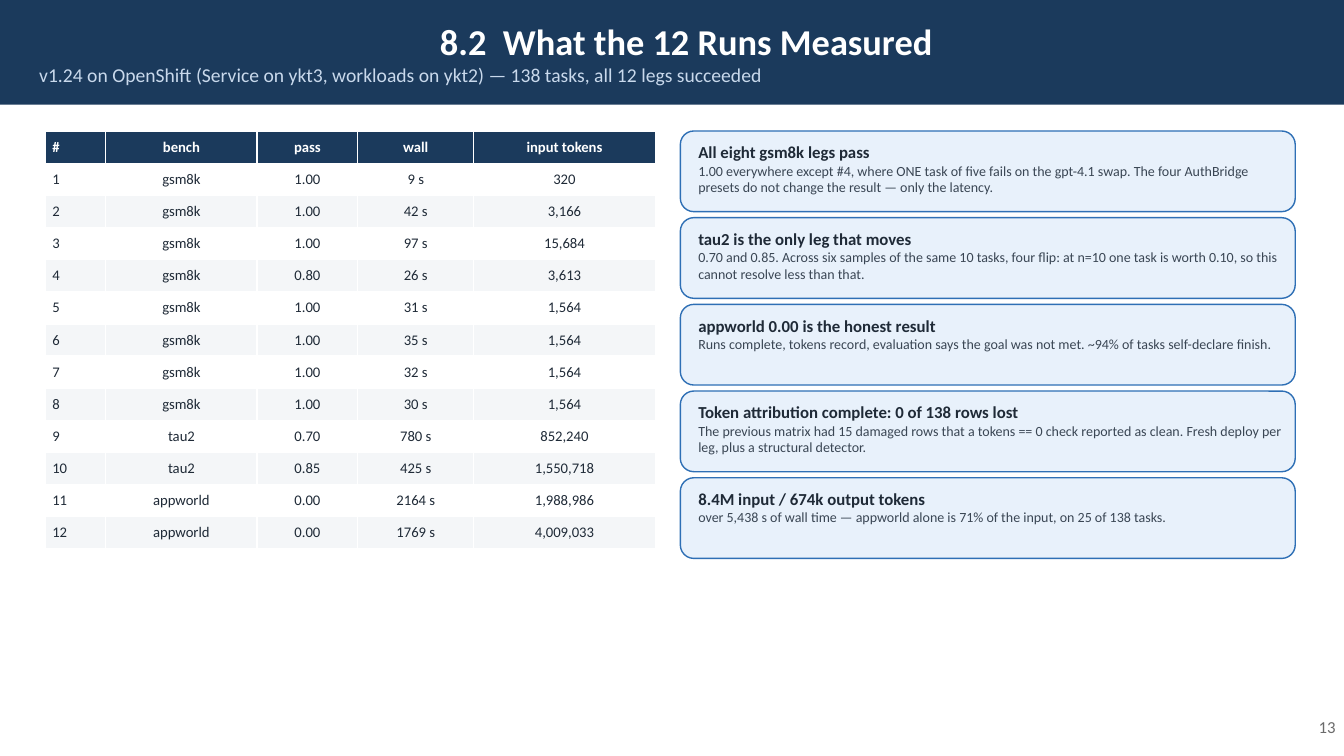
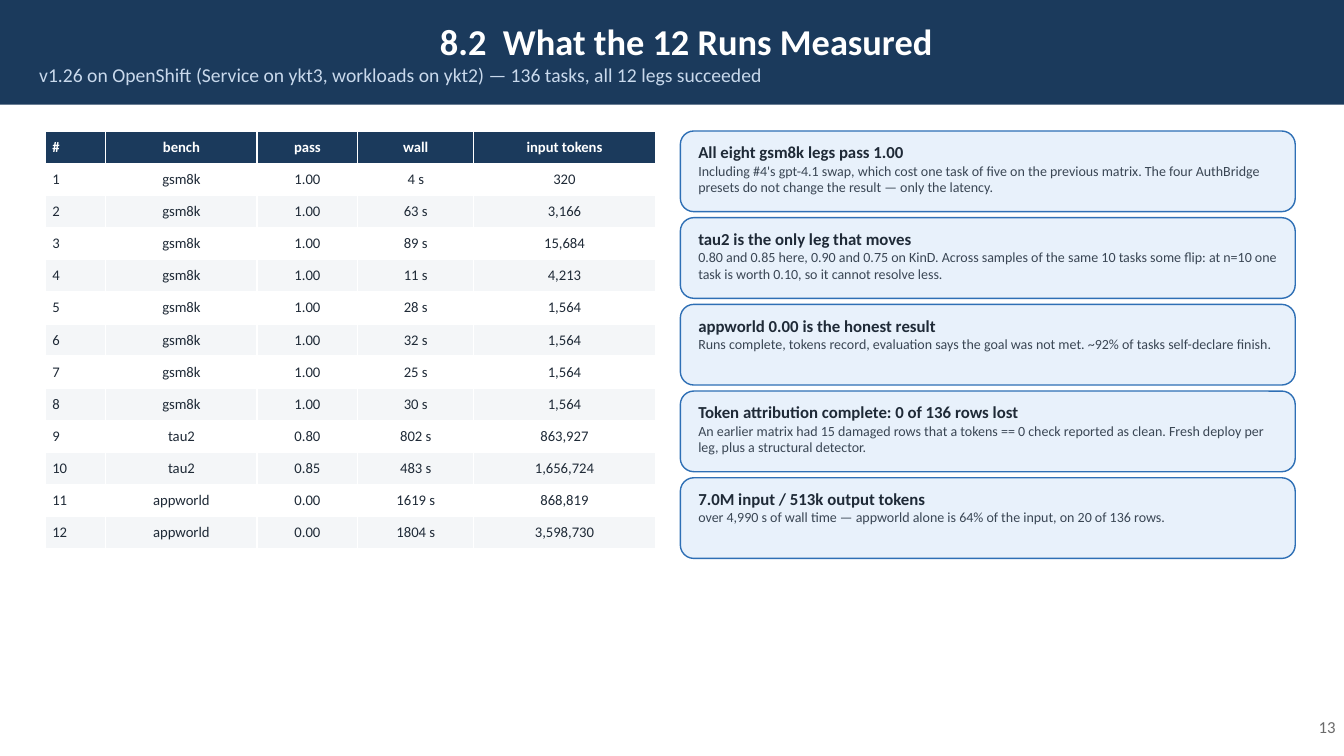
Before and after one commit to rossoctl/autobench, a slide deck: slide 13 of docs/AutoBench.pptx. Drawn at 1344x756 pixels with LibreOffice and Linux fonts; fonts in the diff are those of the drawing. Boxes give left, top, right and bottom in pixels: in the first picture for what was removed or moved away, otherwise in the second. Text is boxed around its words. In the diff, an @@ line names an element or a change of style, - is before the commit and + after.

```diff
--- a/docs/AutoBench.pptx
+++ b/docs/AutoBench.pptx
@@ text in rectangle at <box>39,68,761,86</box>: text changed @@
-v1.24 on OpenShift (Service on ykt3, workloads on ykt2) — 138 tasks, all 12 legs succeeded
+v1.26 on OpenShift (Service on ykt3, workloads on ykt2) — 136 tasks, all 12 legs succeeded
@@ table at <box>45,131,655,549</box> @@
-row 2, column 4: 9 s
+row 2, column 4: 4 s
-row 3, column 4: 42 s
+row 3, column 4: 63 s
-row 4, column 4: 97 s
+row 4, column 4: 89 s
-row 5: 4 | gsm8k | 0.80 | 26 s | 3,613
+row 5: 4 | gsm8k | 1.00 | 11 s | 4,213
-row 6, column 4: 31 s
+row 6, column 4: 28 s
-row 7, column 4: 35 s
+row 7, column 4: 32 s
-row 8, column 4: 32 s
+row 8, column 4: 25 s
-row 10: 9 | tau2 | 0.70 | 780 s | 852,240
+row 10: 9 | tau2 | 0.80 | 802 s | 863,927
-row 11, column 4: 425 s
+row 11, column 4: 483 s
-row 11, column 5: 1,550,718
+row 11, column 5: 1,656,724
-row 12, column 4: 2164 s
+row 12, column 4: 1619 s
-row 12, column 5: 1,988,986
+row 12, column 5: 868,819
-row 13, column 4: 1769 s
+row 13, column 4: 1804 s
-row 13, column 5: 4,009,033
+row 13, column 5: 3,598,730
@@ text in rounded rectangle at <box>698,146,1260,195</box>: text changed @@
-All eight gsm8k legs pass
-1.00 everywhere except #4, where ONE task of five fails on the gpt-4.1 swap. The four AuthBridge presets do not change the result — only the latency.
+All eight gsm8k legs pass 1.00
+Including #4's gpt-4.1 swap, which cost one task of five on the previous matrix. The four AuthBridge presets do not change the result — only the latency.
@@ text in rounded rectangle at <box>698,252,1277,281</box>: text changed @@
-0.70 and 0.85. Across six samples of the same 10 tasks, four flip: at n=10 one task is worth 0.10, so this cannot resolve less than that.
+0.80 and 0.85 here, 0.90 and 0.75 on KinD. Across samples of the same 10 tasks some flip: at n=10 one task is worth 0.10, so it cannot resolve less.
@@ text in rounded rectangle at <box>698,339,1271,352</box>: text changed @@
-Runs complete, tokens record, evaluation says the goal was not met. ~94% of tasks self-declare finish.
+Runs complete, tokens record, evaluation says the goal was not met. ~92% of tasks self-declare finish.
@@ text in rounded rectangle at <box>698,406,1264,455</box>: text changed @@
-Token attribution complete: 0 of 138 rows lost
-The previous matrix had 15 damaged rows that a tokens == 0 check reported as clean. Fresh deploy per leg, plus a structural detector.
+Token attribution complete: 0 of 136 rows lost
+An earlier matrix had 15 damaged rows that a tokens == 0 check reported as clean. Fresh deploy per leg, plus a structural detector.
@@ text in rounded rectangle at <box>698,493,1165,525</box>: text changed @@
-8.4M input / 674k output tokens
-over 5,438 s of wall time — appworld alone is 71% of the input, on 25 of 138 tasks.
+7.0M input / 513k output tokens
+over 4,990 s of wall time — appworld alone is 64% of the input, on 20 of 136 rows.
```
Also in this commit, not shown: 6 other slides changed, 6 other files.
